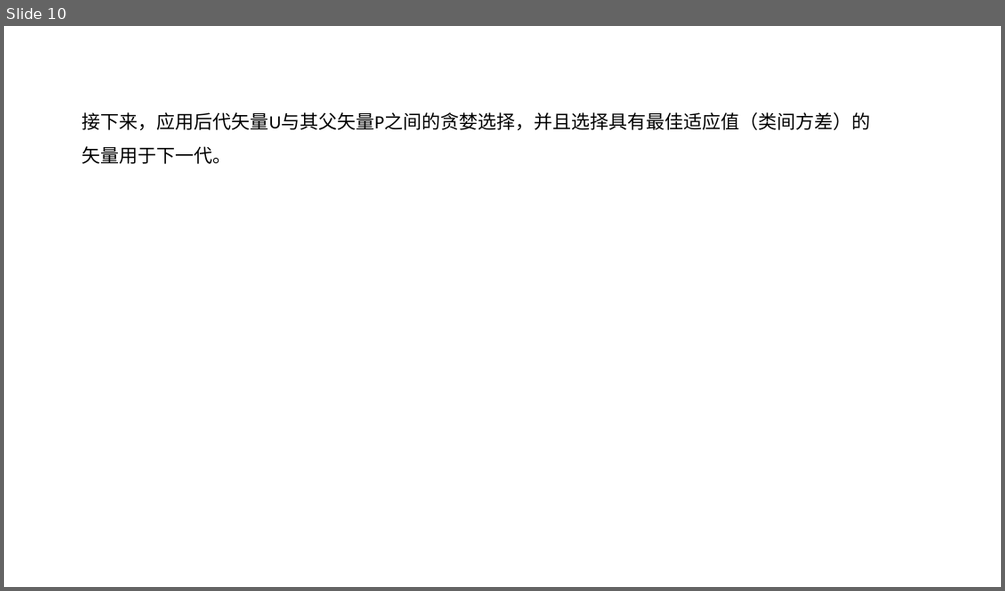
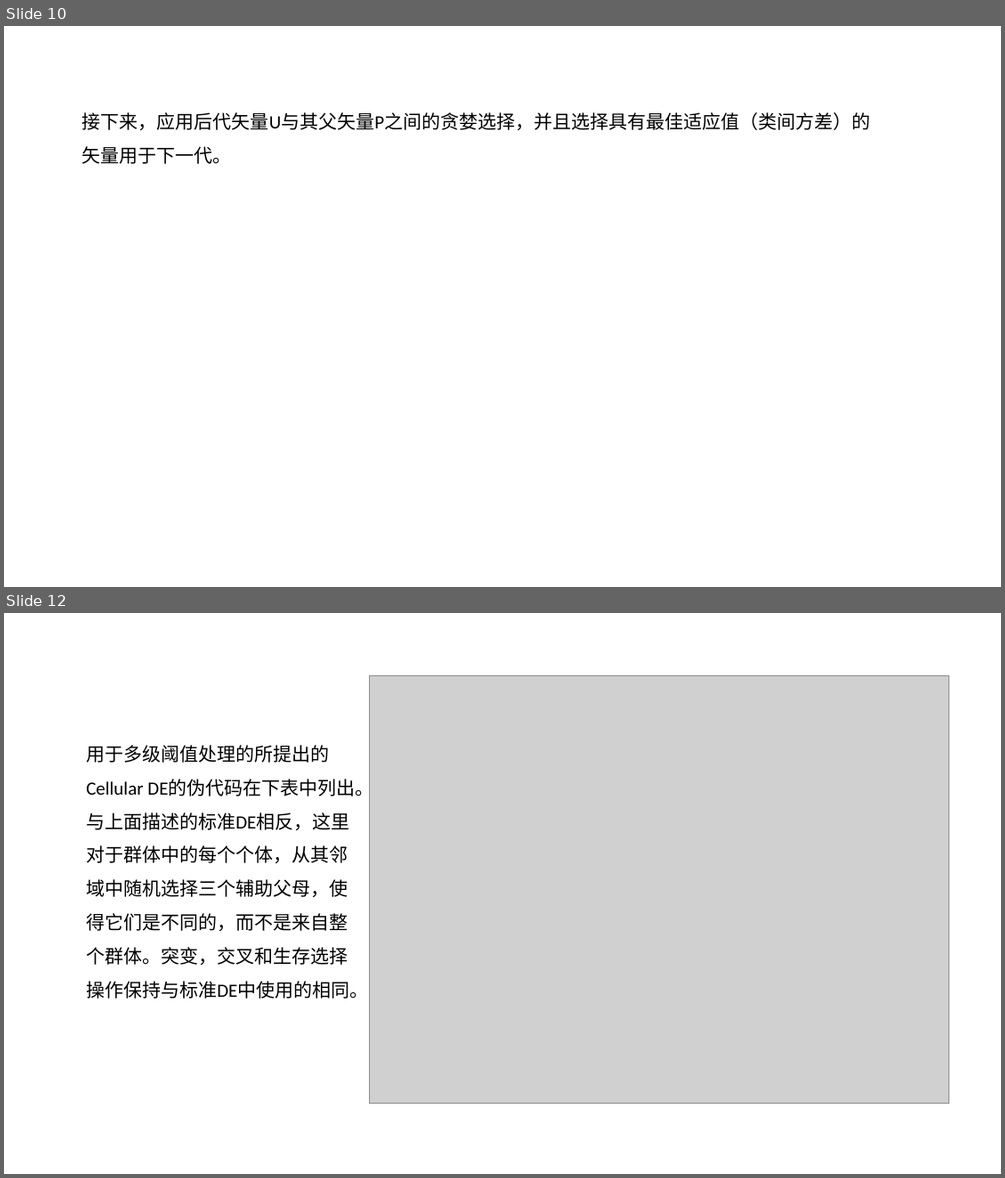
Before and after one commit to likaihz/EAS, a slide deck: YingShengyu/slides.pptx. Shown one above the other, each under a label of ours: slide 10 before the commit, slides 10 and 12 after it; the slides between them are not shown. The pictures are 1005x591 and 1005x1178 pixels, drawn with LibreOffice and Linux fonts; fonts in the diff are those of the drawing; grey boxes stand for pictures. Boxes give left, top, right and bottom in pixels: in the first picture for what was removed or moved away, otherwise in the second. Text is boxed around its words. In the diff, an @@ line names an element or a change of style, - is before the commit and + after.

```diff
--- a/YingShengyu/slides.pptx
+++ b/YingShengyu/slides.pptx
@@ slide 12 added at (4, 613, 1001, 1174), background #FFFFFF @@
@@ picture added at (369, 676, 949, 1103) @@
@@ text added at (86, 745, 373, 998), 18 pt, text #000000 @@
+用于多级阈值处理的所提出的Cellular DE的伪代码在下表中列出。与上面描述的标准DE相反，这里对于群体中的每个个体，从其邻域中随机选择三个辅助父母，使得它们是不同的，而不是来自整个群体。突变，交叉和生存选择操作保持与标准DE中使用的相同。
```
Also in this commit, not shown: 1 other slide added.
